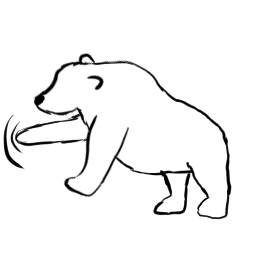
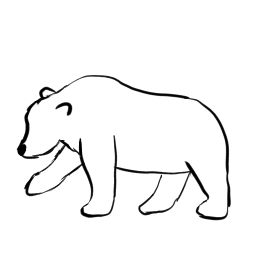
Two versions of the same layered image (256x256). Layer-by-layer changes:
pixels changed over (3, 53, 232, 221) (layer not identified)
